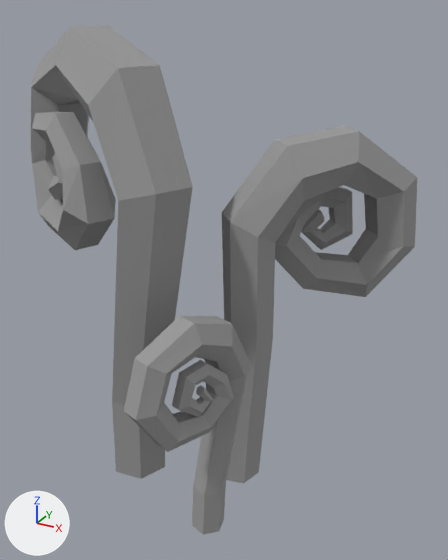
Renders of the COLLADA model CommunityGarden/CommunityGarden/art.scnassets/Fiddlehead.dae from each side of a commit.
Both versions are drawn from a camera (50 mm lens) standing at (0.0124, -0.0205, 0.0102) and looking at (0.0004, 0.0013, -0.0007). Arrows for +X, +Y and +Z are at lower left; the lights stay in place. Where no turn or scale is listed for an object, it has been applied to the vertices.

The first picture shows 'Fiddlehead'.
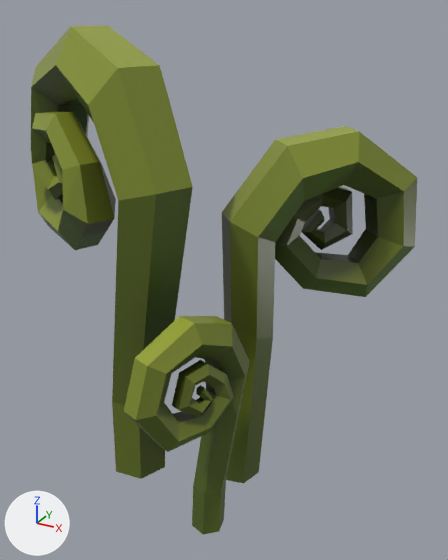
Changed parts and their boxes (x1, y1, x2, y2) in the pictures (448 x 560 px):
```json
{"object": "Fiddlehead", "change": "surface changed", "before": [31, 26, 417, 534], "after": [31, 26, 417, 534], "on screen": "grey to green"}
```

The change, as JSON lines over the scene's bpy script:
```json
{"op": "add", "block": "img_fiddleheadtexture_png", "code": ["img_fiddleheadtexture_png = load_image('FiddleheadTexture.png', 'FiddleheadTexture.png', 512, 512, 'sRGB')"]}
{"op": "remove", "block": "mat_m0defaultmaterial", "code": "mat_m0defaultmaterial.base_color = (0.319, 0.319, 0.319)  # grey #999999"}
{"op": "add", "block": "mat_m0defaultmaterial", "code": "mat_m0defaultmaterial.texture = img_fiddleheadtexture_png"}
{"op": "set", "path": "mat_m0defaultmaterial.roughness", "old": "0.9", "new": "0.37"}
```
